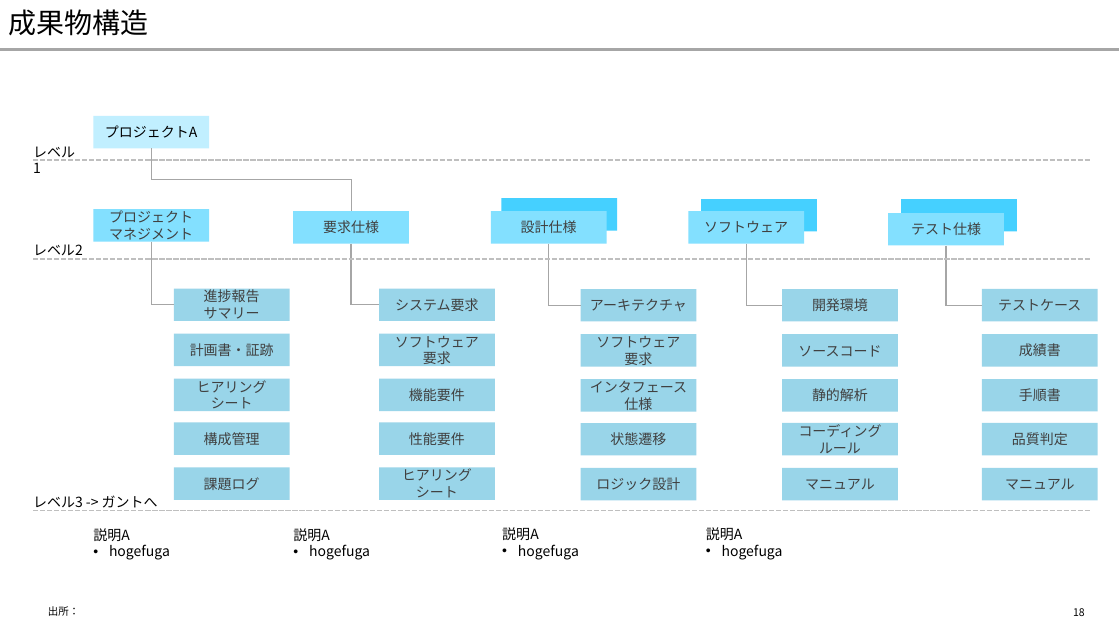
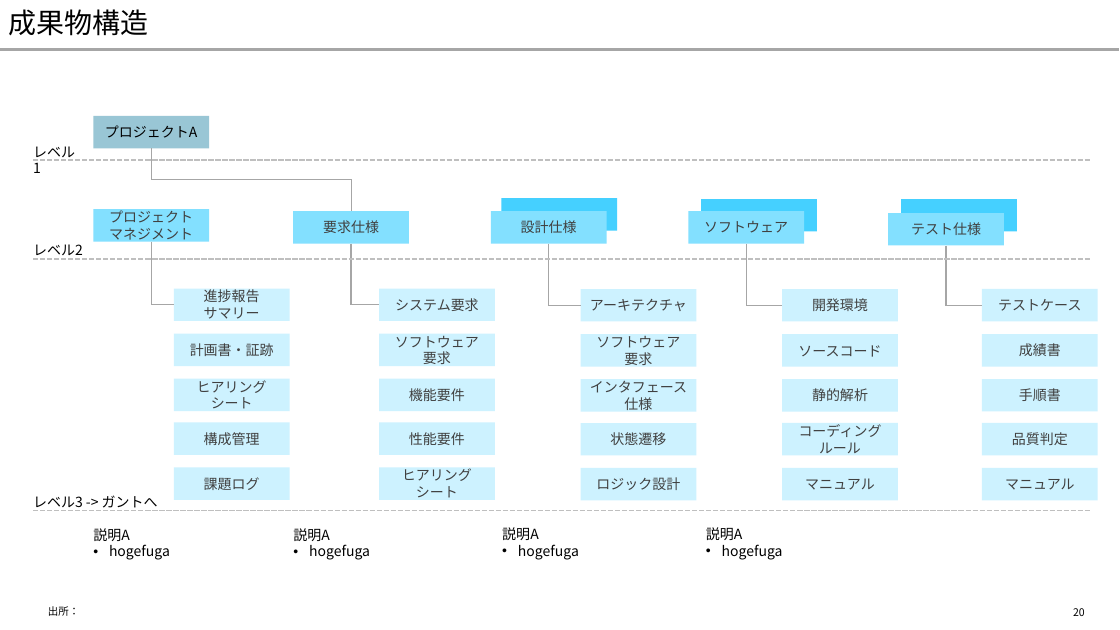
Before and after one commit to yuzucha16/dotfiles, a slide deck: slide 20 of office/Blank.potx (slide 18 before the commit). Drawn at 1120x630 pixels with LibreOffice and Linux fonts; fonts in the diff are those of the drawing. Boxes give left, top, right and bottom in pixels: in the first picture for what was removed or moved away, otherwise in the second. Text is boxed around its words. In the diff, an @@ line names an element or a change of style, - is before the commit and + after.

```diff
--- a/office/Blank.potx
+++ b/office/Blank.potx
@@ rectangle "プロジェクトA" at [93, 116, 209, 149]: fill #C1F0FF to #007096 at 40% opacity @@
@@ fill #0096C8 at 40% opacity to #83E0FF at 40% opacity in 25 elements at [174, 289, 290, 322], [174, 334, 290, 366], [174, 379, 290, 412], [379, 289, 495, 322], [379, 334, 495, 366], [379, 379, 495, 412], [581, 289, 697, 322], [581, 334, 697, 367], [581, 379, 697, 412], [782, 289, 898, 322], [782, 334, 898, 367], [782, 379, 898, 412], [982, 289, 1098, 322], [982, 334, 1098, 367], [982, 379, 1098, 412], [174, 423, 290, 455], [174, 467, 290, 500], [379, 423, 495, 455], [379, 467, 495, 500], [581, 423, 697, 456], [581, 468, 697, 501], [782, 423, 898, 456], [782, 468, 898, 501], [982, 423, 1098, 456], [982, 468, 1098, 501] @@
@@ page number at [1073, 608, 1085, 616]: text changed @@
-18
+20
```
Also in this commit, not shown: 3 other slides changed, 3 slides added, 1 other file.
